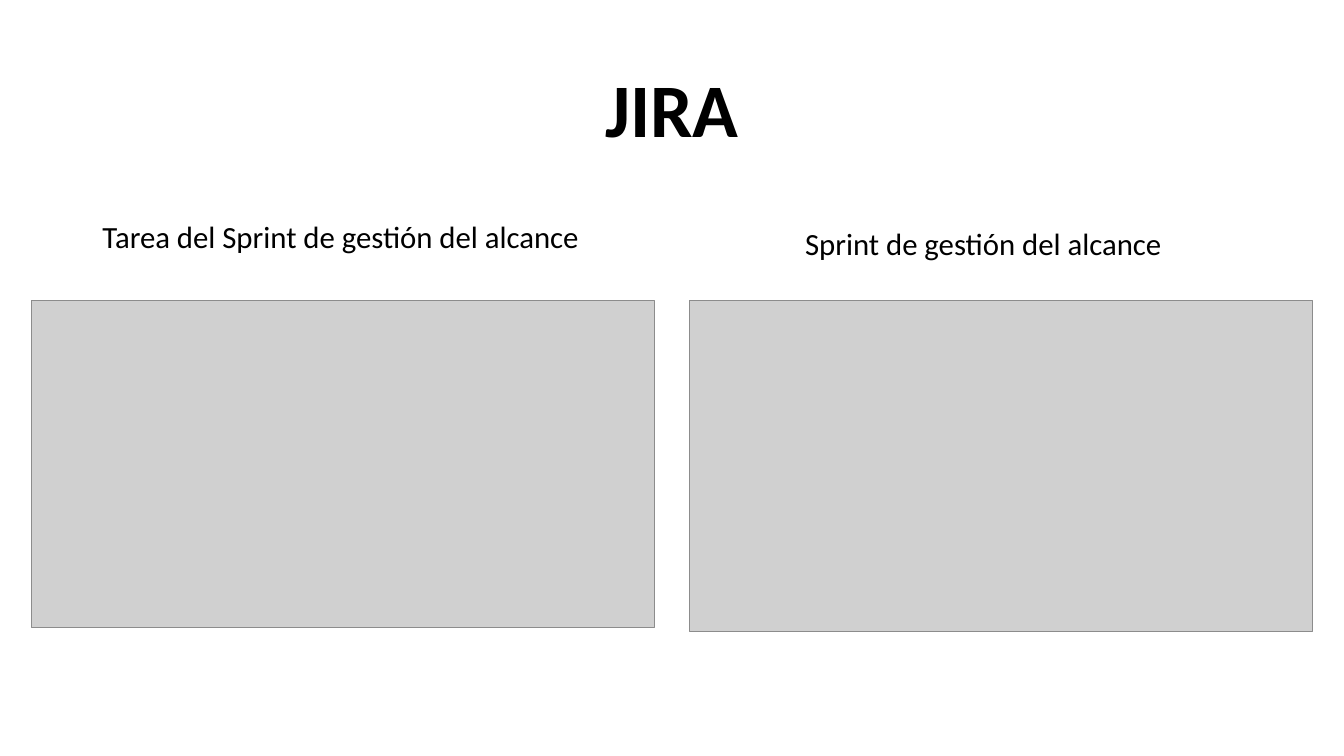
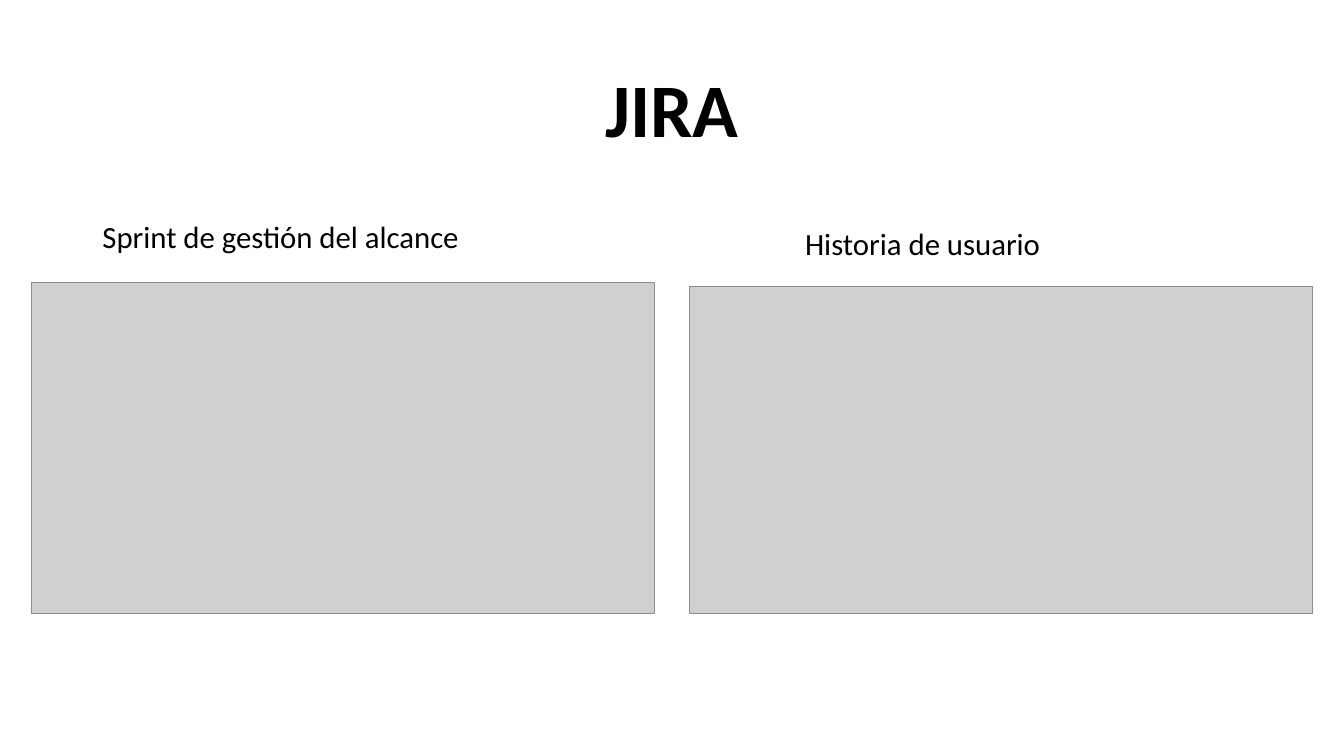
Before and after one commit to AlbertoGCID/XPED, a slide deck: slide 5 of CSMAG.pptx (slide 6 before the commit). Drawn at 1344x756 pixels with LibreOffice and Linux fonts; fonts in the diff are those of the drawing; grey boxes stand for pictures. Boxes give left, top, right and bottom in pixels: in the first picture for what was removed or moved away, otherwise in the second. Text is boxed around its words. In the diff, an @@ line names an element or a change of style, - is before the commit and + after.

```diff
--- a/CSMAG.pptx
+++ b/CSMAG.pptx
@@ text at <box>102,226,459,254</box>: text changed @@
-Tarea del Sprint de gestión del alcance
+Sprint de gestión del alcance
@@ text at <box>805,233,1040,256</box>: text changed @@
-Sprint de gestión del alcance
+Historia de usuario
@@ picture: place and size @@
-picture at <box>690,300,1313,631</box>
+picture at <box>31,282,654,613</box>
@@ picture: place and size @@
-picture at <box>31,300,654,628</box>
+picture at <box>690,286,1313,614</box>
```
Also in this commit, not shown: 1 slide removed.
